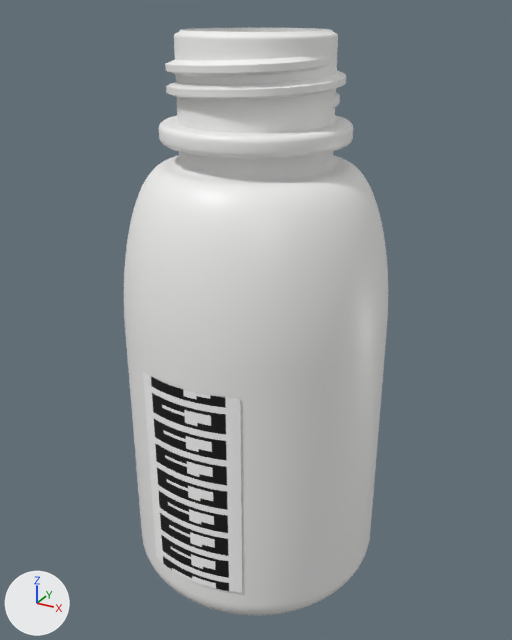
One commit to the glTF model assets/agrochemical-bottles/labelled/PWD-0051_2006835788449.glb: the scene before it, then after it.
Camera for both pictures: a camera (50 mm lens) standing at (0.056, -0.1017, 0.1006) and looking at (-0.0002, 0.0003, 0.0496). The lights are fixed; the arrows at lower left show +X, +Y and +Z. The picture after the commit comes second. Where no turn or scale is listed for an object, it has been applied to the vertices. Vertices at exactly the same position are counted once.

Objects in the first picture: 'Bote_100mL', 'Label_PWD-0051'.
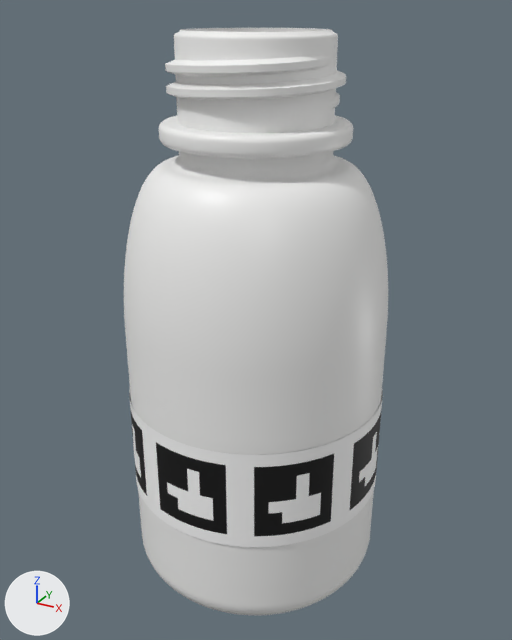
What differs and where, as boxes [x1, y1, x2, y2] in the pictures (512 x 640 px):
'Label_PWD-0051', reshaped: before [143, 372, 242, 593]; after [129, 389, 383, 547]
part 1 of me_label_pwd_0051, deleted: before [143, 372, 242, 593]
part 2 of me_label_pwd_0051, added: after [129, 389, 383, 547]

The change, as a diff of the scene's bpy script:
```diff
--- a/assets/agrochemical-bottles/labelled/PWD-0051_2006835788449.glb.py
+++ b/assets/agrochemical-bottles/labelled/PWD-0051_2006835788449.glb.py
@@ me_label_pwd_0051 @@
 # used by ob_label_pwd_0051; location = (0.0, 0.0, 0.0)
-me_label_pwd_0051.from_pydata(...)  # 66 vertices, 64 faces; spans x -0.0091..0.0091, y -0.0232..-0.0214, z 0.0088..0.047
+me_label_pwd_0051.from_pydata(...)  # 194 vertices, 192 faces; spans x -0.0232..0.0232, y -0.0232..0.0232, z 0.0188..0.037
+# me_label_pwd_0051 part 1: the whole mesh is rebuilt
+# me_label_pwd_0051 part 2
+# 97 vertices are added at x -0.0232..0.0232, y -0.0232..0.0232, z 0.0188
+# 97 new vertices lie (0.0, 0.0, 0.0182) away from vertices in x -0.0232..0.0232, y -0.0232..0.0232, z 0.0188
+# 192 new faces join them
 me_label_pwd_0051.materials.append(mat_label_paper)
```
